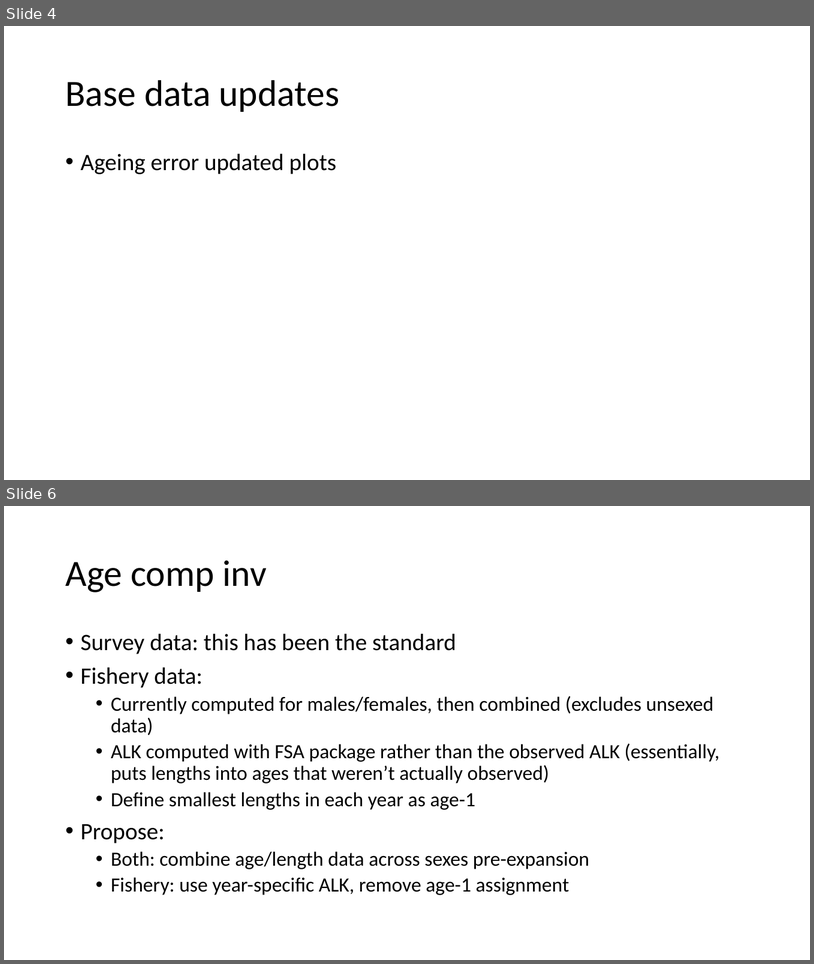
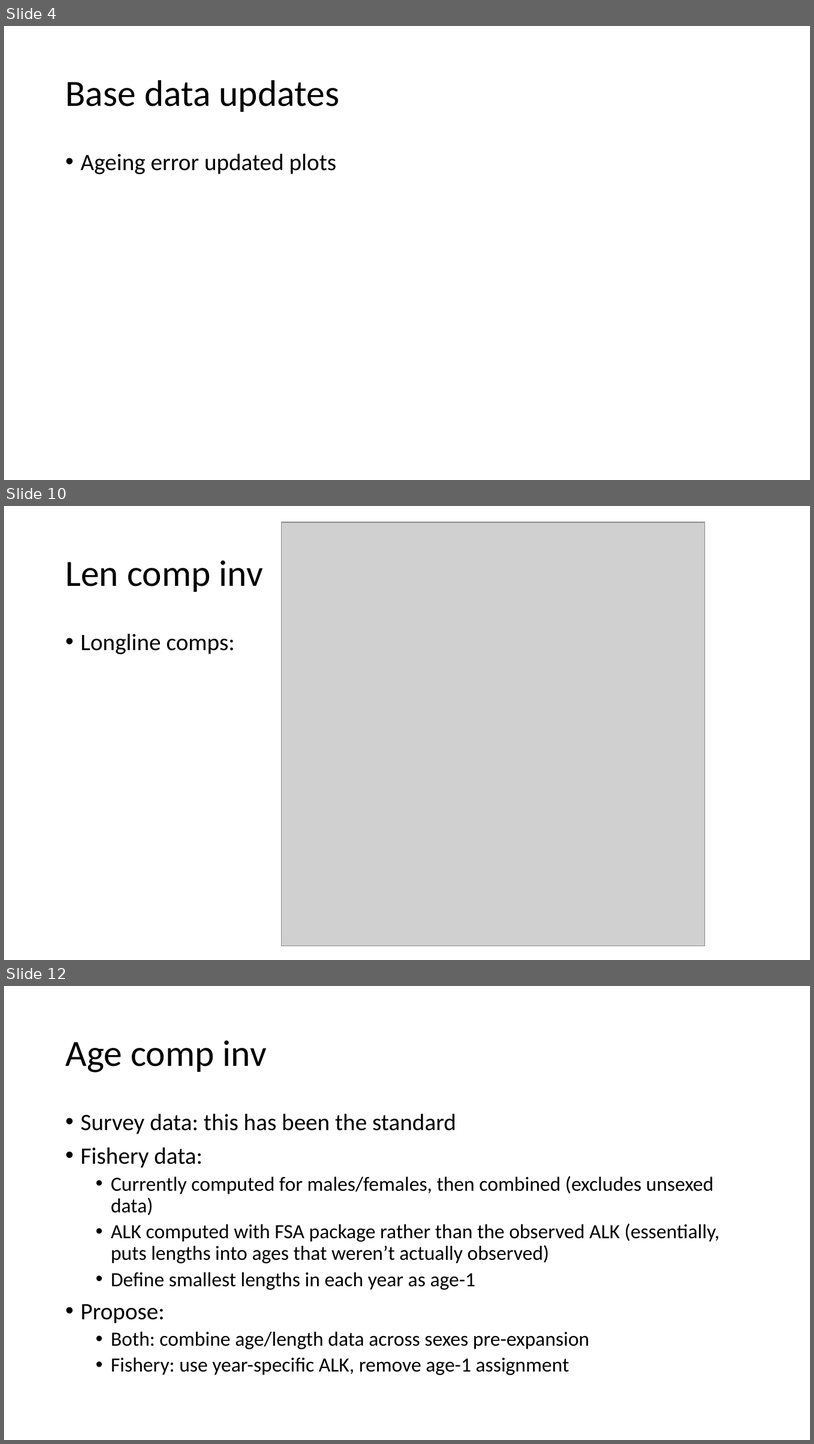
Before and after one commit to pete-hulson/goa_pcod, a slide deck: 2024/presentation/sept_pt/sept_pt_notes.pptx. Shown one above the other, each under a label of ours: slides 4 and 6 before the commit, slides 4, 10 and 12 after it; the slides between them are not shown. The pictures are 814x964 and 814x1444 pixels, drawn with LibreOffice and Linux fonts; fonts in the diff are those of the drawing; grey boxes stand for pictures. Boxes give left, top, right and bottom in pixels: in the first picture for what was removed or moved away, otherwise in the second. Text is boxed around its words. In the diff, an @@ line names an element or a change of style, - is before the commit and + after.

```diff
--- a/2024/presentation/sept_pt/sept_pt_notes.pptx
+++ b/2024/presentation/sept_pt/sept_pt_notes.pptx
@@ slide 10 added at [4,506,810,960], background #FFFFFF @@
@@ picture added at [282,522,705,946] @@
@@ title added at [65,560,263,592], 44 pt, text #000000 @@
+Len comp inv
@@ text added at [81,633,235,654], 28 pt, text #000000 @@
+• Longline comps:
@@ what was slide 6 is now slide 12 @@
```
Also in this commit, not shown: 4 slides changed, 5 other slides added, 8 other files.
